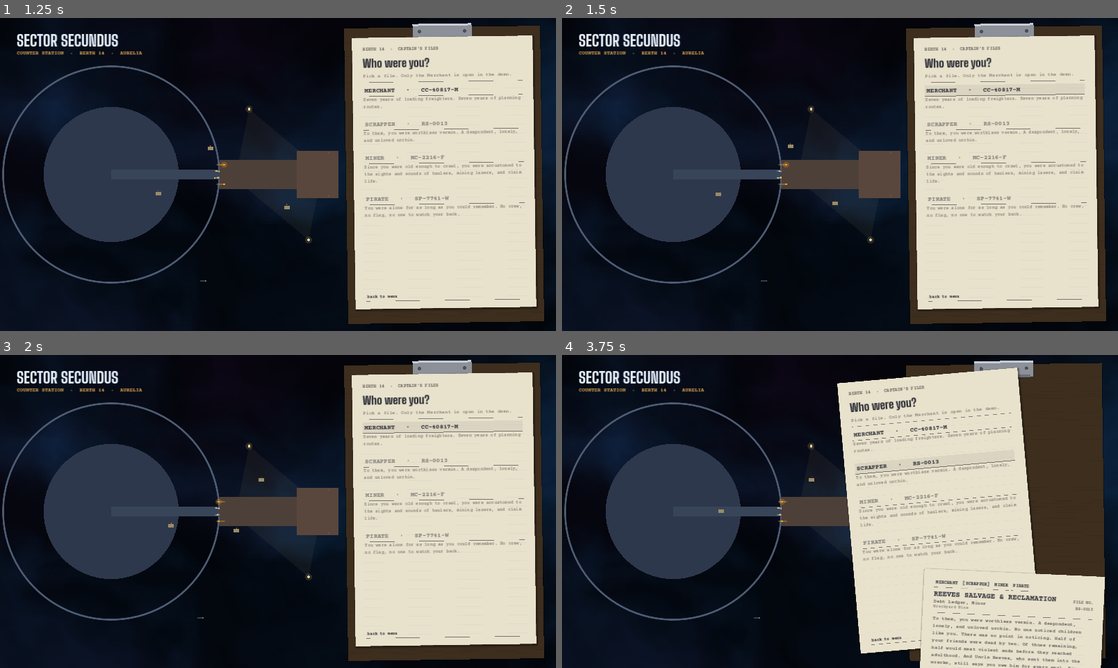
Above: before the commit, frames 1-4 (two rows, left to right).
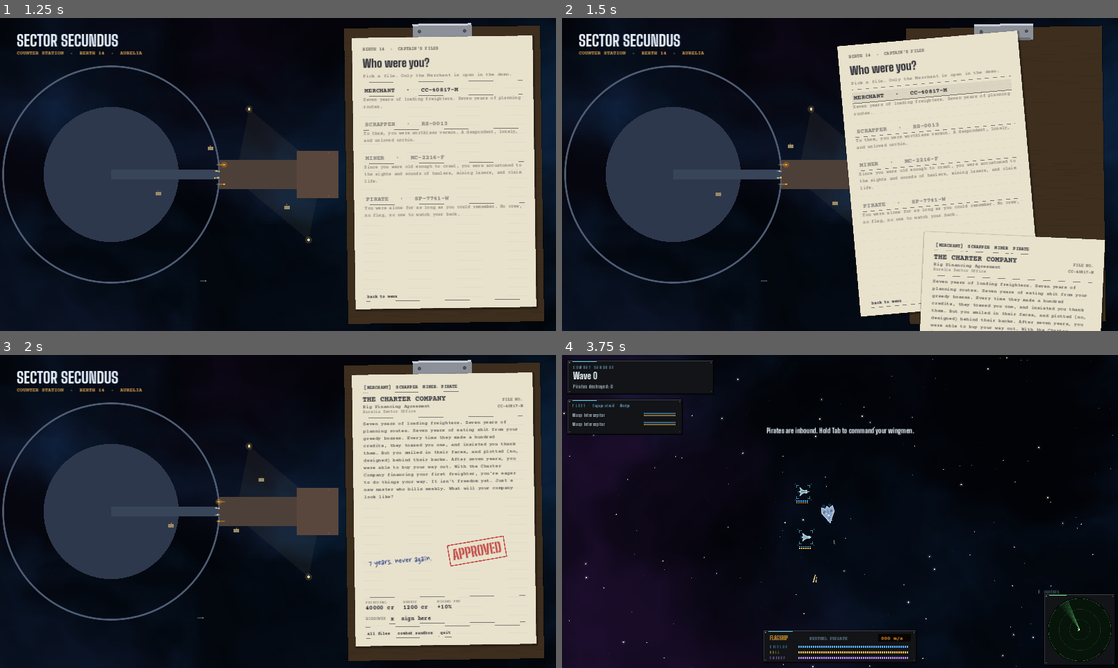
Above: after the commit, the same moments.

Repository: Donkey-Haute-01000001/Starry-Cluster
Game: Godot game, scene res://scenes/start.tscn
The game is run twice, just before and just after one commit, with the same random seed, the same clock (stepped at 60 frames per second) and the same inputs.
Inputs (mouse positions are in pixels of both pictures, inside the frame that each line leads up to):
- Up to frame 1 (1.25 s): click "NEW CAREER" at 0.5 s
- Up to frame 2 (1.5 s): click "MERCHANT · CC-40817-M" at 1.25 s
- Up to frame 3 (2 s): no input
- Up to frame 4 (3.75 s): click (979, 633) at 2 s, where only the run after the commit has a clickable "combat sandbox"; click (778, 646) at 2.75 s, where only the run before the commit has a clickable "NEW CAREER"; click (1006, 461) at 3.5 s, where only the run before the commit has a clickable "SCRAPPER · RS-0013"

Frame 1 is identical in both runs. In frame 2, 25% of the frame differs, in the area x 49-98%, y 1-100%; in frame 3, 4.3%; in frame 4, 58%, in the area x 0-100%, y 0-100%.

Commit message:
Fix Merchant file not opening; calm the motion
- Picking a file from the index always opens it (stale selection blocked Merchant)
- Near stars no longer jump when the camera zooms
- Camera leads the mouse less; no throttle kick; gentler speed zoom
- Thruster puffs only on real burns, no turn jets (assist trims stay hidden)
- --pick-test

Co-Authored-By: Claude Opus 5.5 <noreply@anthropic.com>
Claude-Session: https://claude.ai/code/session_01YXxgp1YtVA7C529zjxE9bR

Diff:
--- a/scripts/main.gd
+++ b/scripts/main.gd
@@ -849,7 +849,7 @@
 
 func _process(delta: float) -> void:
 	if is_instance_valid(player):
-		var look := (mouse_world() - player.global_position).limit_length(1200.0) * 0.18
+		var look := (mouse_world() - player.global_position).limit_length(1200.0) * 0.08
 		if autotest:
 			look = Vector2.ZERO
 		var target := player.global_position + look + player.velocity * 0.15
@@ -859,12 +859,8 @@
 		want *= 1.0 - 0.3 * player.cruise_k
 		# Pull back a little as you pick up speed.
 		var sk := clampf(player.velocity.length() / maxf(player.max_speed, 1.0), 0.0, 1.0)
-		want *= 1.0 - 0.1 * sk
-		# Kicks: punching the main engine, and taking hits.
-		var burn := player.thrust_out.x > 0.6
-		if burn and not _was_burning:
-			_shake = maxf(_shake, 2.5)
-		_was_burning = burn
+		want *= 1.0 - 0.06 * sk
+		# Kick when you take a hit.
 		if player.since_hit < delta and player.alive:
 			_shake = maxf(_shake, 5.0)
 		_engine_sound(delta)
--- a/scripts/ship.gd
+++ b/scripts/ship.gd
@@ -442,16 +442,12 @@
 func _draw_rcs(accent: Color) -> void:
 	var col := Color(0.92, 0.95, 1.0, 0.75)
 	var jets: Array = []
-	if absf(in_turn) > 0.3 and not is_zero_approx(turn_rate):
-		# Turning: nose and tail jets fire opposite ways.
-		var sd := signf(in_turn)
-		jets.append([Vector2(radius * 0.8, -sd * radius * 0.35), Vector2(0, -sd), absf(in_turn) * 0.6])
-		jets.append([Vector2(-radius * 0.8, sd * radius * 0.35), Vector2(0, sd), absf(in_turn) * 0.6])
-	if thrust_out.x < -0.05:
+	# Only real burns show: flight assist's small trims stay invisible.
+	if thrust_out.x < -0.3:
 		var k := -thrust_out.x
 		jets.append([Vector2(radius * 0.7, -radius * 0.35), Vector2(1, -0.3), k])
 		jets.append([Vector2(radius * 0.7, radius * 0.35), Vector2(1, 0.3), k])
-	if absf(thrust_out.y) > 0.05:
+	if absf(thrust_out.y) > 0.3:
 		# Pushing right (+y) fires jets on the left flank (-y side), and vice versa.
 		var side := -signf(thrust_out.y)
 		var k := absf(thrust_out.y)
--- a/scripts/starfield.gd
+++ b/scripts/starfield.gd
@@ -127,7 +127,7 @@
 			var lum := fposmod(sin(h * 3.7) * 9631.1, 1.0)
 			var col := Color(0.8, 0.88, 1.0).lerp(Color(1.0, 0.9, 0.78), fposmod(lum * 7.0, 1.0))
 			col.a = float(l[3]) * (0.45 + 0.55 * lum)
-			var p := base - cam_pos * depth * zoom
+			var p := base - cam_pos * depth
 			p = Vector2(fposmod(p.x, NEAR_TILE), fposmod(p.y, NEAR_TILE))
 			var sz: float = l[2]
 			var x := p.x
--- a/scripts/start_screen.gd
+++ b/scripts/start_screen.gd
@@ -81,6 +81,13 @@
 			_open_board()
 			_show_index(false)
 			_snapshot.call_deferred(a.substr(13))
+		elif a == "--pick-test":
+			# New career -> Merchant should open the Merchant file.
+			_open_board()
+			_show_index(false)
+			_pick(0)
+			print("[pick] opened file %d" % _selected)
+			get_tree().quit.call_deferred()
 		elif a.begins_with("--settings-shot="):
 			_open_board()
 			_show_settings(false)
@@ -267,6 +274,7 @@
 
 ## The career files, none opened yet: pick one.
 func _show_index(animate := true) -> void:
+	_selected = -1   # no file open: any pick opens one
 	var page := _new_page(animate)
 	var v := _sheet_body(page)
 	_type(v, "BERTH 14  ·  CAPTAIN'S FILES", 13, true, UIStyle.INK_FADED)
